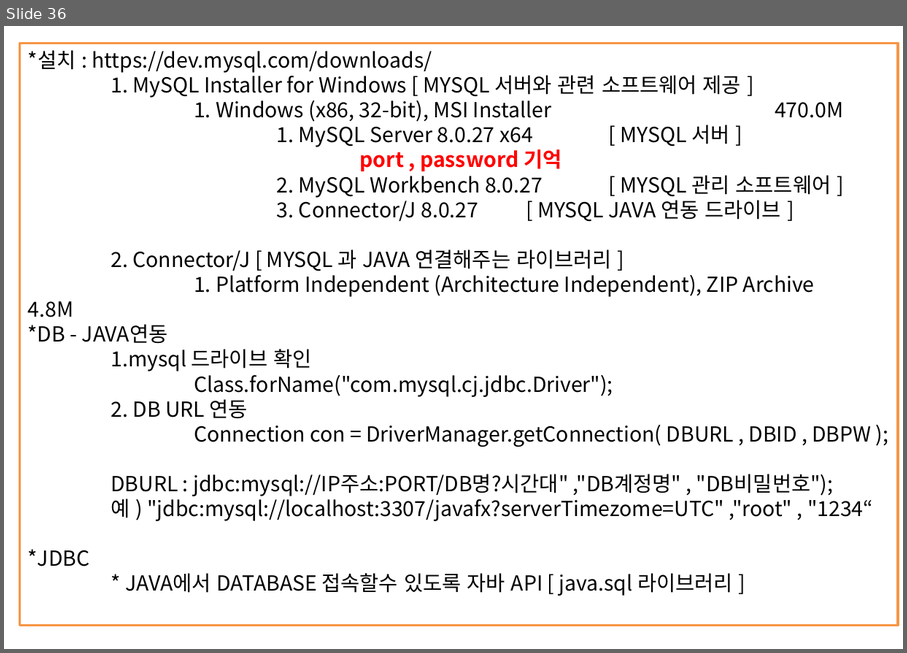
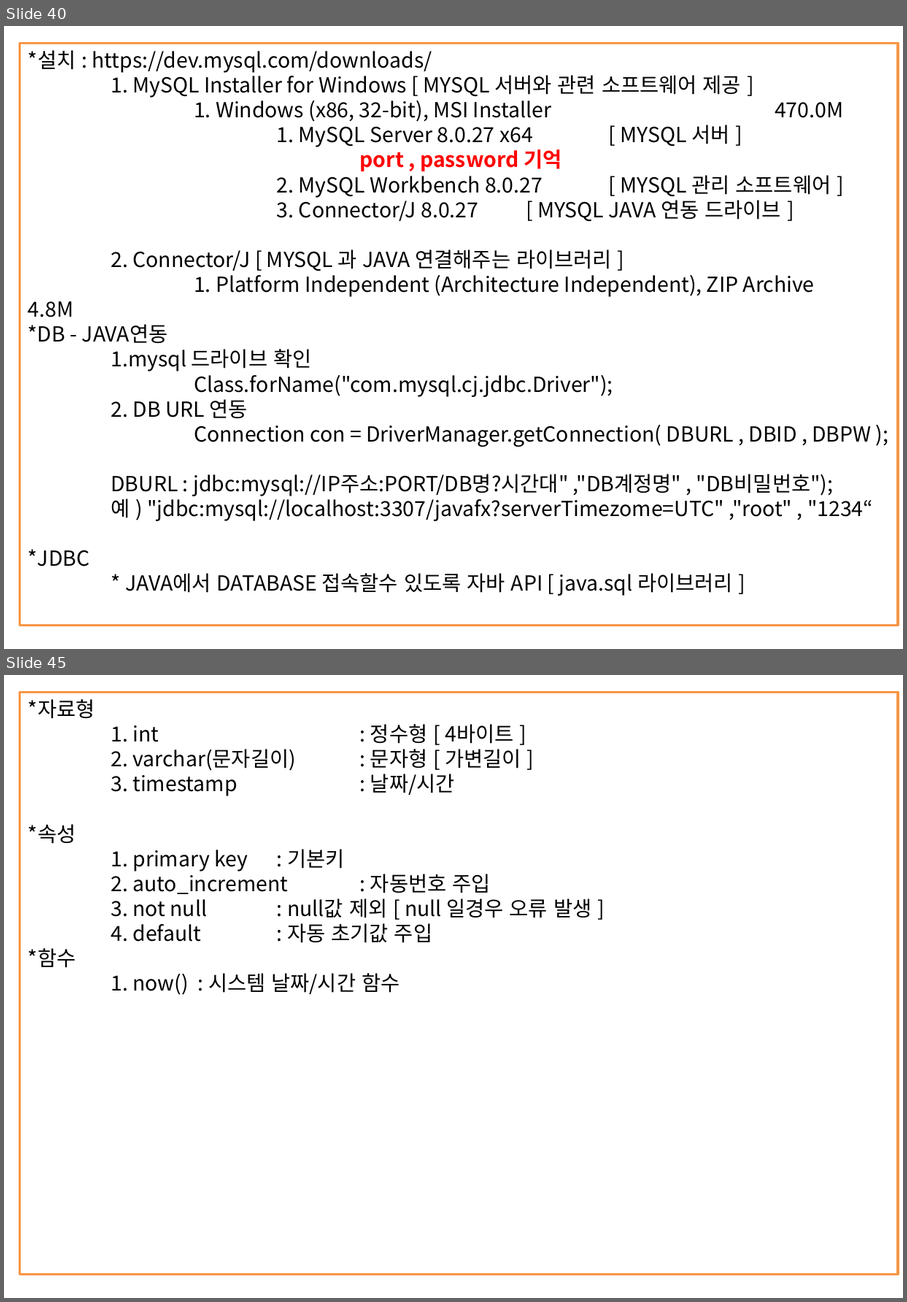
Before and after one commit to kth0027/ezen_kth, a slide deck: Study_Revise/JAVA-PPT/JAVA정리.pptx. Shown one above the other, each under a label of ours: slide 36 before the commit, slides 40 and 45 after it; the slides between them are not shown. The pictures are 907x653 and 907x1302 pixels, drawn with LibreOffice and Linux fonts; fonts in the diff are those of the drawing. Boxes give left, top, right and bottom in pixels: in the first picture for what was removed or moved away, otherwise in the second. Text is boxed around its words. In the diff, an @@ line names an element or a change of style, - is before the commit and + after.

```diff
--- a/Study_Revise/JAVA-PPT/JAVA정리.pptx
+++ b/Study_Revise/JAVA-PPT/JAVA정리.pptx
@@ slide 45 added at bbox=[4, 675, 903, 1298], background #FFFFFF @@
@@ rectangle added at bbox=[20, 693, 898, 1274], outline #F79646 2 pt, 18 pt, text #000000 @@
+*자료형
+1. int : 정수형 [ 4바이트 ]
+2. varchar(문자길이) : 문자형 [ 가변길이 ]
+3. timestamp : 날짜/시간
+*속성
+1. primary key : 기본키
+2. auto_increment : 자동번호 주입
+3. not null : null값 제외 [ null 일경우 오류 발생 ]
+4. default : 자동 초기값 주입
+*함수
+1. now() : 시스템 날짜/시간 함수
@@ what was slide 36 is now slide 40 @@
```
Also in this commit, not shown: 4 slides changed, 8 other slides added, 2 other files.
